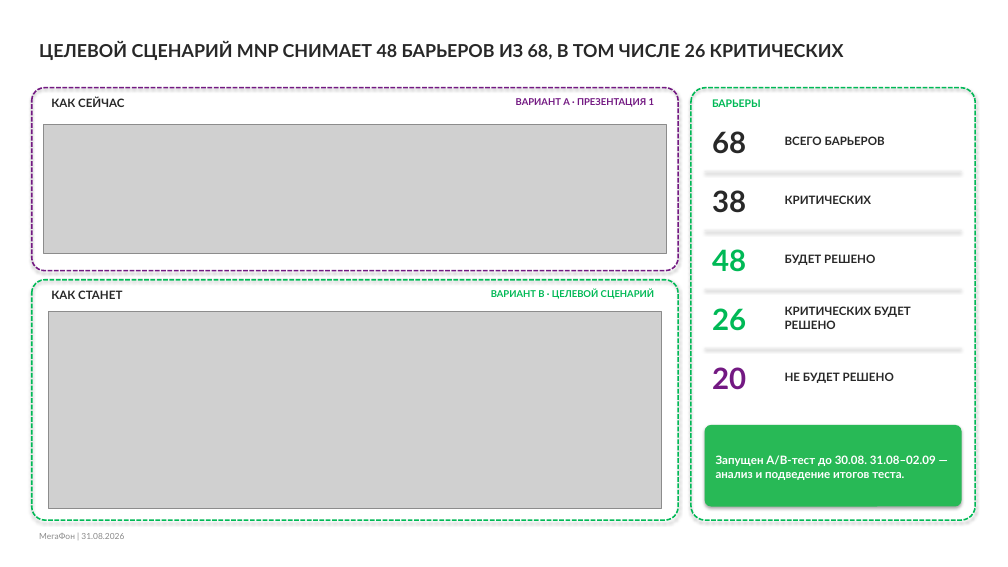
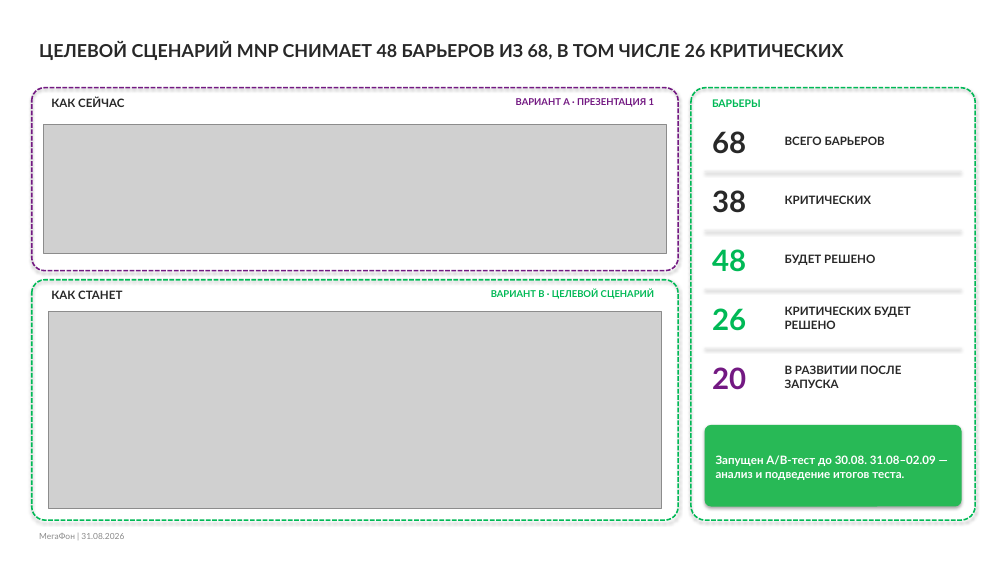
Before and after one commit to bbenicore-web/bencode, a slide deck: slide 1 of docs/slides/result-before-after.pptx. Drawn at 1008x567 pixels with LibreOffice and Linux fonts; fonts in the diff are those of the drawing; grey boxes stand for pictures. Boxes give left, top, right and bottom in pixels: in the first picture for what was removed or moved away, otherwise in the second. Text is boxed around its words. In the diff, an @@ line names an element or a change of style, - is before the commit and + after.

```diff
--- a/docs/slides/result-before-after.pptx
+++ b/docs/slides/result-before-after.pptx
@@ text at (785, 365, 901, 388): text changed @@
-НЕ БУДЕТ РЕШЕНО
+В РАЗВИТИИ ПОСЛЕ ЗАПУСКА
```
Also in this commit, not shown: 5 other files.
